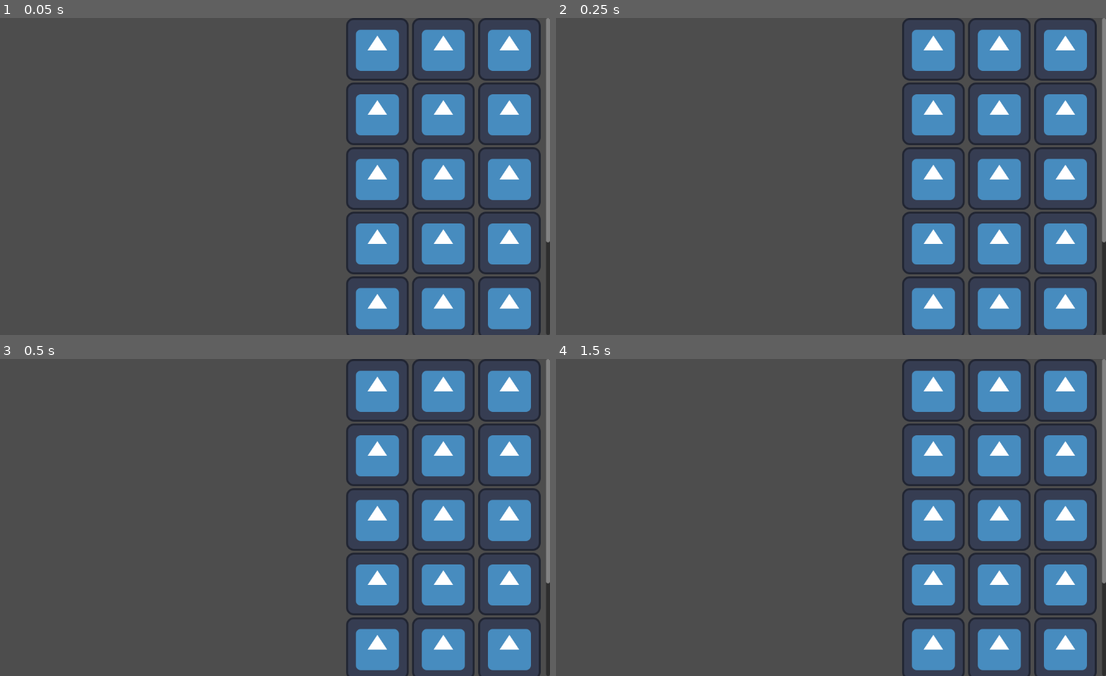
Above: before the commit, frames 1-4 (two rows, left to right).
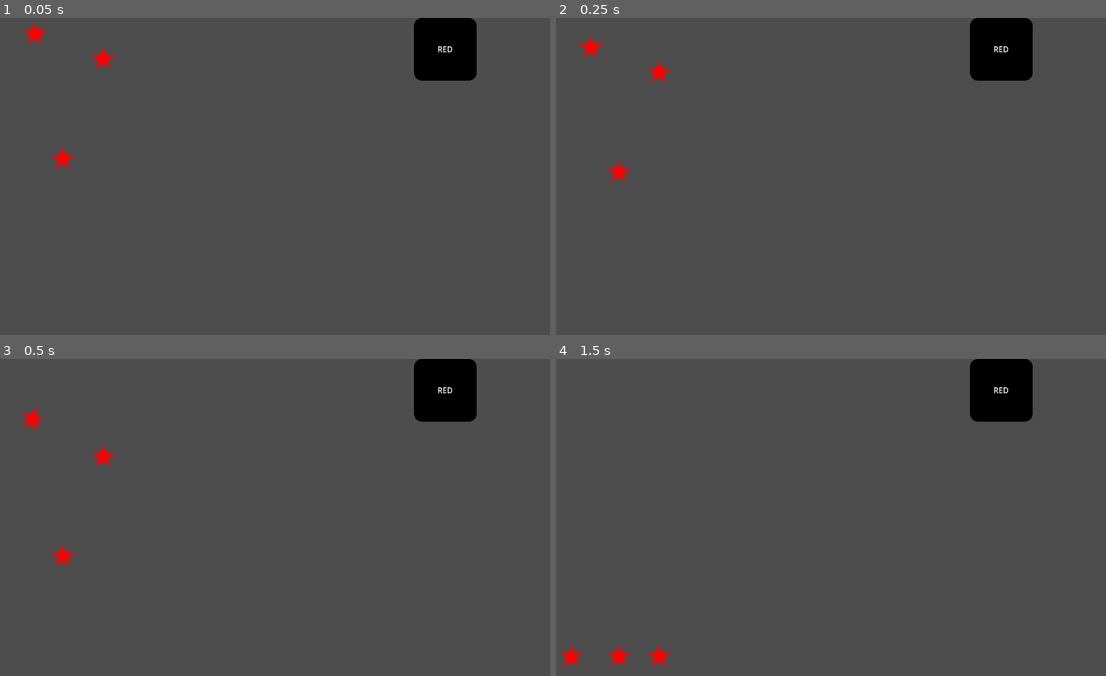
Above: after the commit, the same moments.

Repository: beyondchan28/CollectingStars
Game: Godot game, scene res://Scenes/game.tscn
Same seed, same stepped clock (60 frames per second), same inputs: the game is played once before the commit and once after it. The engine's default icon, where the game draws it, is replaced by a stand-in: a white triangle on a blue panel in a dark square.
Inputs (mouse positions are in pixels of both pictures, inside the frame that each line leads up to):
- Up to frame 1 (0.05 s): no input
- Up to frame 2 (0.25 s): no input
- Up to frame 3 (0.5 s): no input
- Up to frame 4 (1.5 s): click (935, 390) at 0.52 s; click (1001, 390) at 1.25 s, where only the run after the commit has a clickable "RED"

The runs differ from the first frame. In frame 1, 22% of the frame differs, in the area x 4-100%, y 0-100%; in frame 2, 22%; in frame 3, 22%; in frame 4, 22%, in the area x 0-100%, y 0-100%.

Commit message:
drag and drop star to inventory done

Diff:
--- a/Scenes/game.tscn
+++ b/Scenes/game.tscn
@@ -1,9 +1,8 @@
-[gd_scene load_steps=7 format=3 uid="uid://dsbbkdrb63636"]
+[gd_scene load_steps=6 format=3 uid="uid://dsbbkdrb63636"]
 
 [ext_resource type="PackedScene" uid="uid://dxtyomnokngcc" path="res://Scenes/star.tscn" id="1_ajy5d"]
-[ext_resource type="Texture2D" uid="uid://d1hg6btdef5gb" path="res://icon.svg" id="1_pjd5t"]
-[ext_resource type="Script" path="res://Scripts/star_button.gd" id="2_f0i5m"]
 [ext_resource type="Script" path="res://Scripts/star_inventory.gd" id="2_u5lqo"]
+[ext_resource type="PackedScene" uid="uid://bwl56k15phhv0" path="res://Scenes/star_button.tscn" id="3_2cq3e"]
 
 [sub_resource type="RectangleShape2D" id="RectangleShape2D_18jwe"]
 size = Vector2(70, 786)
@@ -25,6 +24,12 @@
 
 [node name="Star" parent="StarsParent" instance=ExtResource("1_ajy5d")]
 
+[node name="Star2" parent="StarsParent" instance=ExtResource("1_ajy5d")]
+position = Vector2(156, 287)
+
+[node name="Star3" parent="StarsParent" instance=ExtResource("1_ajy5d")]
+position = Vector2(238, 83)
+
 [node name="CanvasLayer" type="CanvasLayer" parent="."]
 
 [node name="StarInventory" type="ScrollContainer" parent="CanvasLayer"]
@@ -41,85 +46,12 @@
 layout_mode = 2
 size_flags_horizontal = 6
 size_flags_vertical = 4
+mouse_filter = 2
 theme_override_constants/h_separation = 7
 columns = 3
 
-[node name="Button" type="TextureButton" parent="CanvasLayer/StarInventory/StarContainer"]
+[node name="StarButton" parent="CanvasLayer/StarInventory/StarContainer" instance=ExtResource("3_2cq3e")]
 layout_mode = 2
-texture_normal = ExtResource("1_pjd5t")
-script = ExtResource("2_f0i5m")
-
-[node name="Button4" type="TextureButton" parent="CanvasLayer/StarInventory/StarContainer"]
-layout_mode = 2
-texture_normal = ExtResource("1_pjd5t")
-
-[node name="Button5" type="TextureButton" parent="CanvasLayer/StarInventory/StarContainer"]
-layout_mode = 2
-texture_normal = ExtResource("1_pjd5t")
-
-[node name="Button6" type="TextureButton" parent="CanvasLayer/StarInventory/StarContainer"]
-layout_mode = 2
-texture_normal = ExtResource("1_pjd5t")
-
-[node name="Button7" type="TextureButton" parent="CanvasLayer/StarInventory/StarContainer"]
-layout_mode = 2
-texture_normal = ExtResource("1_pjd5t")
-
-[node name="Button8" type="TextureButton" parent="CanvasLayer/StarInventory/StarContainer"]
-layout_mode = 2
-texture_normal = ExtResource("1_pjd5t")
-
-[node name="Button9" type="TextureButton" parent="CanvasLayer/StarInventory/StarContainer"]
-layout_mode = 2
-texture_normal = ExtResource("1_pjd5t")
-
-[node name="Button10" type="TextureButton" parent="CanvasLayer/StarInventory/StarContainer"]
-layout_mode = 2
-texture_normal = ExtResource("1_pjd5t")
-
-[node name="Button11" type="TextureButton" parent="CanvasLayer/StarInventory/StarContainer"]
-layout_mode = 2
-texture_normal = ExtResource("1_pjd5t")
-
-[node name="Button12" type="TextureButton" parent="CanvasLayer/StarInventory/StarContainer"]
-layout_mode = 2
-texture_normal = ExtResource("1_pjd5t")
-
-[node name="Button13" type="TextureButton" parent="CanvasLayer/StarInventory/StarContainer"]
-layout_mode = 2
-texture_normal = ExtResource("1_pjd5t")
-
-[node name="Button2" type="TextureButton" parent="CanvasLayer/StarInventory/StarContainer"]
-layout_mode = 2
-texture_normal = ExtResource("1_pjd5t")
-
-[node name="Button3" type="TextureButton" parent="CanvasLayer/StarInventory/StarContainer"]
-layout_mode = 2
-texture_normal = ExtResource("1_pjd5t")
-
-[node name="Button14" type="TextureButton" parent="CanvasLayer/StarInventory/StarContainer"]
-layout_mode = 2
-texture_normal = ExtResource("1_pjd5t")
-
-[node name="Button15" type="TextureButton" parent="CanvasLayer/StarInventory/StarContainer"]
-layout_mode = 2
-texture_normal = ExtResource("1_pjd5t")
-
-[node name="Button16" type="TextureButton" parent="CanvasLayer/StarInventory/StarContainer"]
-layout_mode = 2
-texture_normal = ExtResource("1_pjd5t")
-
-[node name="Button17" type="TextureButton" parent="CanvasLayer/StarInventory/StarContainer"]
-layout_mode = 2
-texture_normal = ExtResource("1_pjd5t")
-
-[node name="Button18" type="TextureButton" parent="CanvasLayer/StarInventory/StarContainer"]
-layout_mode = 2
-texture_normal = ExtResource("1_pjd5t")
-
-[node name="Button19" type="TextureButton" parent="CanvasLayer/StarInventory/StarContainer"]
-layout_mode = 2
-texture_normal = ExtResource("1_pjd5t")
 
 [node name="StaticBody2D" type="StaticBody2D" parent="."]
 
--- a/Scenes/star.tscn
+++ b/Scenes/star.tscn
@@ -1,7 +1,6 @@
-[gd_scene load_steps=4 format=3 uid="uid://dxtyomnokngcc"]
+[gd_scene load_steps=3 format=3 uid="uid://dxtyomnokngcc"]
 
 [ext_resource type="Script" path="res://Scripts/star.gd" id="1_8jruo"]
-[ext_resource type="Texture2D" uid="uid://d1hg6btdef5gb" path="res://icon.svg" id="2_afpyy"]
 
 [sub_resource type="CircleShape2D" id="CircleShape2D_1lcjt"]
 radius = 12.0
@@ -9,10 +8,6 @@
 [node name="Star" type="RigidBody2D"]
 position = Vector2(99, 32)
 script = ExtResource("1_8jruo")
-
-[node name="Sprite2D" type="Sprite2D" parent="."]
-visible = false
-texture = ExtResource("2_afpyy")
 
 [node name="PickArea" type="Area2D" parent="."]
 monitoring = false
@@ -22,4 +17,7 @@
 shape = SubResource("CircleShape2D_1lcjt")
 
 [node name="CollisionPolygon2D" type="CollisionPolygon2D" parent="."]
-polygon = PackedVector2Array(0, -25, -6, -7, -21, 0, -6, 6, 0, 21, 6, 5, 22, 0, 6, -6)
+polygon = PackedVector2Array(0, -23, -7, -8, -25, -7, -9, 3, -16, 19, 0, 10, 14, 19, 9, 4, 25, -6, 6, -9)
+
+[node name="Display" type="Polygon2D" parent="."]
+polygon = PackedVector2Array(0, -23, -7, -8, -25, -7, -9, 3, -16, 19, 0, 10, 14, 19, 9, 4, 25, -6, 6, -9)
--- /dev/null
+++ b/Scenes/star_button.tscn
@@ -0,0 +1,20 @@
+[gd_scene load_steps=3 format=3 uid="uid://bwl56k15phhv0"]
+
+[ext_resource type="Texture2D" uid="uid://d1hg6btdef5gb" path="res://icon.svg" id="1_u4i2n"]
+[ext_resource type="Script" path="res://Scripts/star_button.gd" id="2_qc7ls"]
+
+[node name="StarButton" type="TextureButton"]
+self_modulate = Color(0, 0, 0, 1)
+texture_normal = ExtResource("1_u4i2n")
+script = ExtResource("2_qc7ls")
+
+[node name="Label" type="Label" parent="."]
+layout_mode = 1
+anchors_preset = 15
+anchor_right = 1.0
+anchor_bottom = 1.0
+grow_horizontal = 2
+grow_vertical = 2
+text = "LABEL"
+horizontal_alignment = 1
+vertical_alignment = 1
--- a/Scripts/mouse_state.gd
+++ b/Scripts/mouse_state.gd
@@ -1,27 +1,33 @@
 extends Node2D
 
-var _is_holding := false
+var _is_drag := false
 var _holded_star: Star = null
 
 func _unhandled_input(event: InputEvent) -> void:
 	# chek mouse left button event
 	if event is InputEventMouseButton and event.button_index == MOUSE_BUTTON_LEFT:
 		# check mouse event is pressed or release
-		if _is_holding == false and event.is_pressed():
-			_is_holding = true
-		elif _is_holding and event.is_released():
-			_is_holding = false
-		# if holding a star, activate physics and clear
-			if _holded_star != null:
+		if _is_drag == false and event.is_pressed():
+			_is_drag = true
+		elif _is_drag and event.is_released():
+			_is_drag = false
+			# if holding a star, activate physics and clear
+			if is_holding():
 				_holded_star.freeze_physics(false)
 				_holded_star = null
 
-	if _holded_star != null and event is InputEventMouseMotion:
+	if _is_drag and is_holding() and event is InputEventMouseMotion:
 		_holded_star.position = get_global_mouse_position()
 
 func is_holding() -> bool:
-	return _is_holding
+	return _holded_star != null
 
 # Happen when clicked a star
 func set_holded_star(s: Star) -> void:
 	_holded_star = s
+
+func get_holded_star() -> Star:
+	assert(is_holding(), "Currently not holding a star")
+	return _holded_star
+func is_drag() -> bool:
+	return _is_drag
--- a/Scripts/star.gd
+++ b/Scripts/star.gd
@@ -1,8 +1,25 @@
 class_name Star extends RigidBody2D
 
+enum StarType {
+	RED, GREEN, BLUE
+}
+
+@export var _type := StarType.RED
+
 func _ready() -> void:
+	match _type:
+		StarType.RED:
+			$Display.color = Color.RED
+		StarType.GREEN:
+			$Display.color = Color.GREEN
+		StarType.BLUE:
+			$Display.color = Color.BLUE
+
+
 	$PickArea.input_event.connect(_on_star_clicked)
-	freeze_physics(true)
+	$PickArea.mouse_entered.connect(_on_star_mouse_entered)
+	$PickArea.mouse_exited.connect(_on_star_mouse_exited)
+	#freeze_physics(true)
 
 func freeze_physics(b: bool) -> void:
 	self.sleeping = b
@@ -13,3 +30,14 @@
 		if event.is_pressed():
 			freeze_physics(true)
 			MouseState.set_holded_star(self)
+
+func _on_star_mouse_entered() -> void:
+	var tween = create_tween()
+	tween.tween_property($Display, "scale", Vector2(1.2, 1.2), 0.2)
+
+func _on_star_mouse_exited() -> void:
+	var tween = create_tween()
+	tween.tween_property($Display, "scale", Vector2.ONE, 0.2)
+
+func get_type() -> StarType:
+	return _type
--- a/Scripts/star_button.gd
+++ b/Scripts/star_button.gd
@@ -1,13 +1,25 @@
-extends TextureButton
+class_name StarButton extends TextureButton
 
-var _star_amount := 99 # how many star this button contain
-var _star_type
+@export var _star_amount := 0 # how many star this button contain
+@export var _star_type := Star.StarType.RED
 
-# Called when the node enters the scene tree for the first time.
 func _ready() -> void:
-	pass # Replace with function body.
+	match _star_type:
+		Star.StarType.RED:
+			$Label.text = "RED"
+		Star.StarType.GREEN:
+			$Label.text = "RED"
+		Star.StarType.BLUE:
+			$Label.text = "RED"
 
+func increase_star_amount() -> void:
+	_star_amount += 1
 
-# Called every frame. 'delta' is the elapsed time since the previous frame.
-func _process(delta: float) -> void:
-	pass
+func decrease_star_amount() -> void:
+	_star_amount -= 1
+
+func set_star_type(s: Star.StarType) -> void:
+	_star_type = s
+
+func get_star_type() -> Star.StarType:
+	return _star_type
--- a/Scripts/star_inventory.gd
+++ b/Scripts/star_inventory.gd
@@ -1,16 +1,35 @@
 extends ScrollContainer
 
+const _star_button := preload("res://Scenes/star_button.tscn")
+
 @onready var _star_container: GridContainer = $StarContainer
-@onready var _game : Node2D = $"../../" # Reference game node that store mouse state
+
+func _stored_star() -> void:
+	var _all_star_btn := _star_container.get_children()
+	var _star := MouseState.get_holded_star()
+	if _all_star_btn.size() == 0:
+		_add_new_star_button(_star)
+		_star.queue_free()
+	else:
+		for _btn: StarButton in _all_star_btn:
+			if _btn.get_star_type() == _star.get_type():
+				print("GGGG")
+				_btn.increase_star_amount()
+				_star.queue_free()
+				break
+				return
+		_add_new_star_button(_star)
 
 
-func _ready() -> void:
-	self.mouse_entered.connect(_on_mouse_entered_inventory)
+func _add_new_star_button(s: Star) -> void:
+	var _new_star_button := _star_button.instantiate()
+	_new_star_button.increase_star_amount()
+	_new_star_button.set_star_type(s.get_type())
+	_star_container.add_child(_new_star_button)
 
-func _on_mouse_entered_inventory() -> void:
-	for _str_btn: TextureButton in _star_container.get_children():
-
-		pass
-
-func _process(delta: float) -> void:
-	pass
+func _unhandled_input(event: InputEvent) -> void:
+	if event is InputEventMouseButton and event.button_index == MOUSE_BUTTON_LEFT:
+		# check if mouse is inside the inventory rectangle
+		var _is_mouse_inside := self.get_global_rect().has_point(get_global_mouse_position())
+		if _is_mouse_inside and MouseState.is_holding() and event.is_released():
+			_stored_star()
